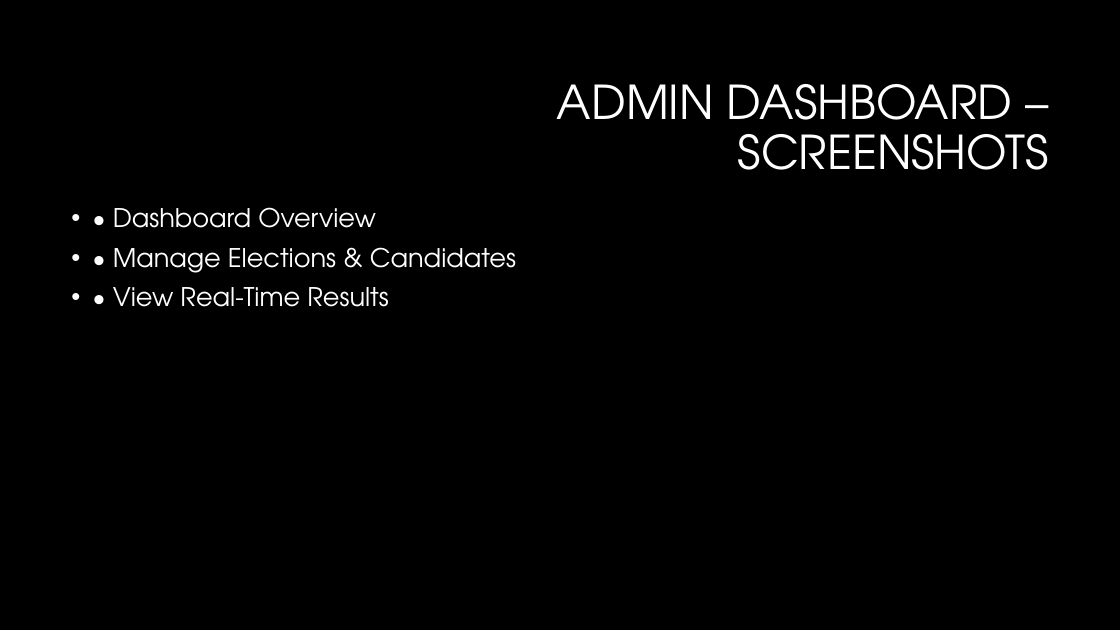
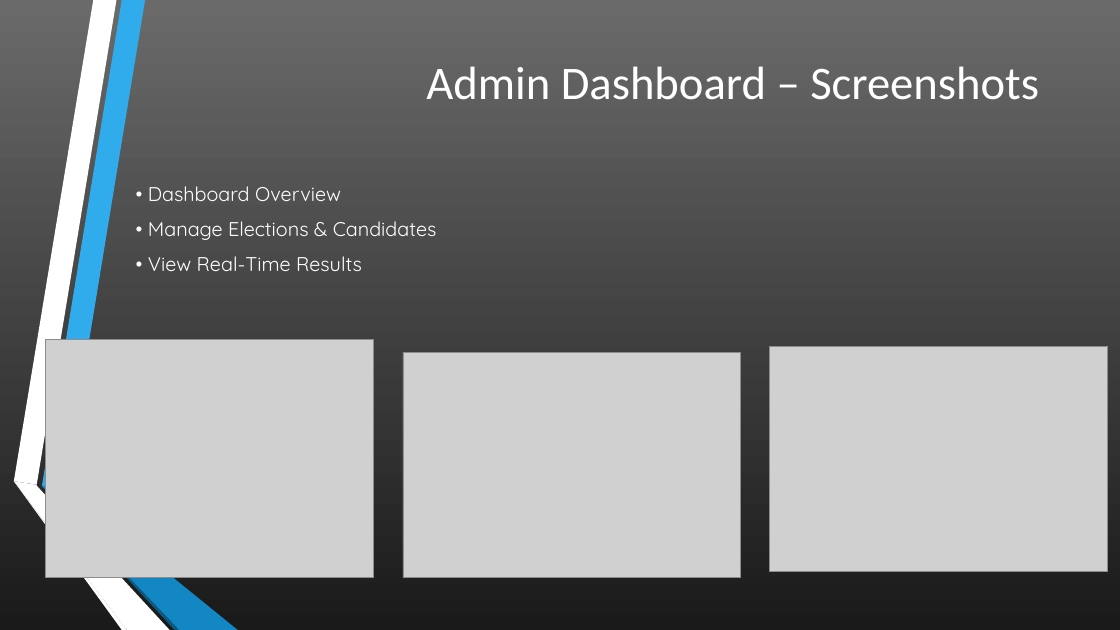
Before and after one commit to Ainfiniti01/NatioID, a slide deck: slide 6 of NatioID – National Digital Identity & Voting Platform.pptx. Drawn at 1120x630 pixels with LibreOffice and Linux fonts; fonts in the diff are those of the drawing; grey boxes stand for pictures; background and template pictures are left out. Boxes give left, top, right and bottom in pixels: in the first picture for what was removed or moved away, otherwise in the second. Text is boxed around its words. In the diff, an @@ line names an element or a change of style, - is before the commit and + after.

```diff
--- a/NatioID – National Digital Identity & Voting Platform.pptx
+++ b/NatioID – National Digital Identity & Voting Platform.pptx
@@ background #000000 to gradient #6B6B6B to #1B1B1B @@
@@ title at box(426, 66, 1039, 100): text changed; font TeX Gyre Adventor to Calibri @@
-ADMIN DASHBOARD – SCREENSHOTS
+Admin Dashboard – Screenshots
@@ text "• Dashboard Overview": place and size @@
-text "• Dashboard Overview" at box(113, 207, 516, 307)
+text "• Dashboard Overview" at box(148, 186, 437, 271)
@@ text "• Dashboard Overview" at box(148, 186, 437, 271): size 22 to 17 pt, font TeX Gyre Adventor to Quicksand; bullet • to none; line spacing 0.9 to 1; vertical alignment top to middle @@
@@ picture added at box(45, 340, 374, 578) @@
@@ picture added at box(403, 353, 741, 578) @@
@@ picture added at box(770, 346, 1108, 571) @@
@@ group added at box(13, 0, 238, 630): 6 freeform shapes @@
```
Also in this commit, not shown: 12 other slides changed, 3 slides added, 4 other files.
